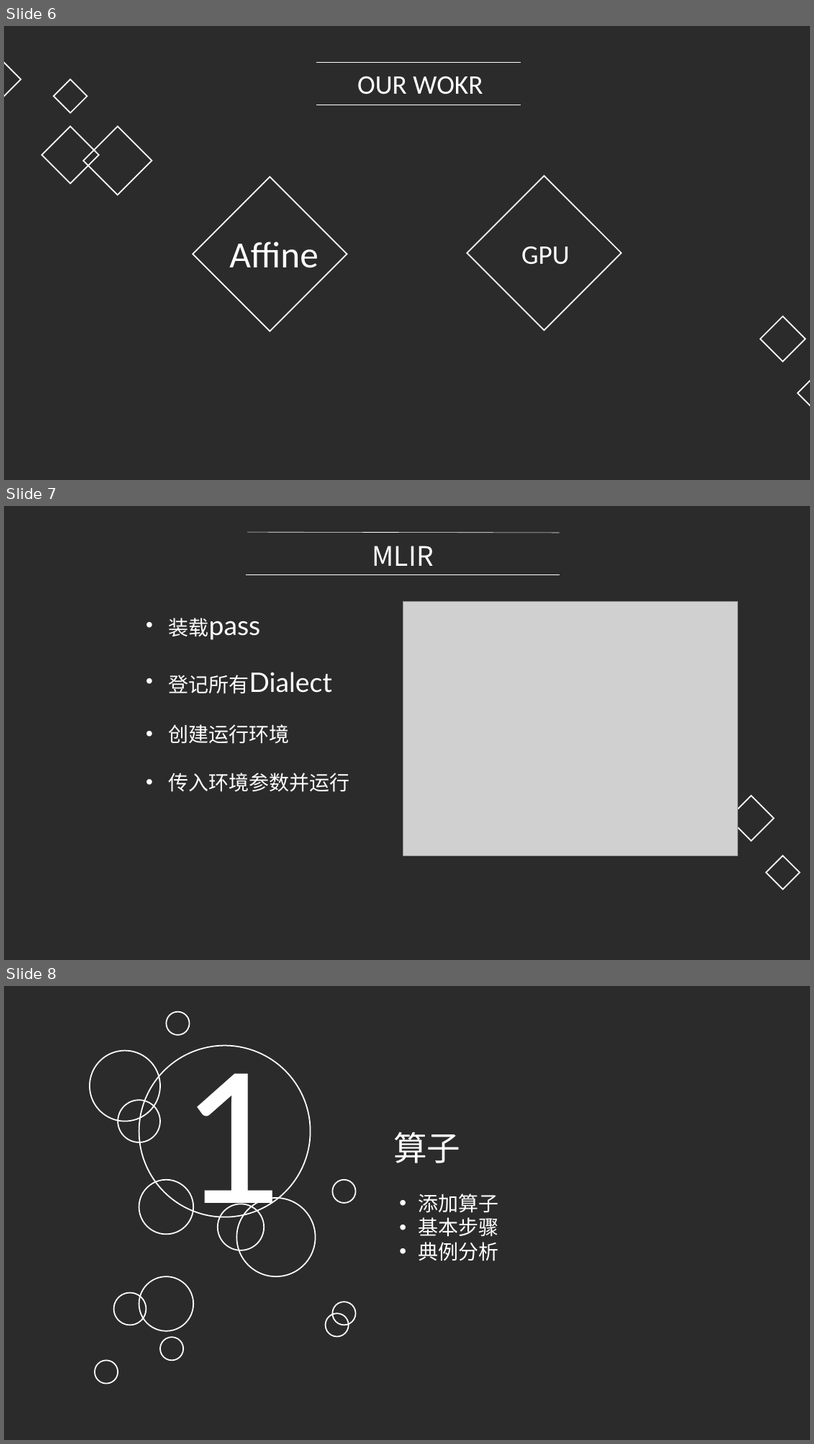
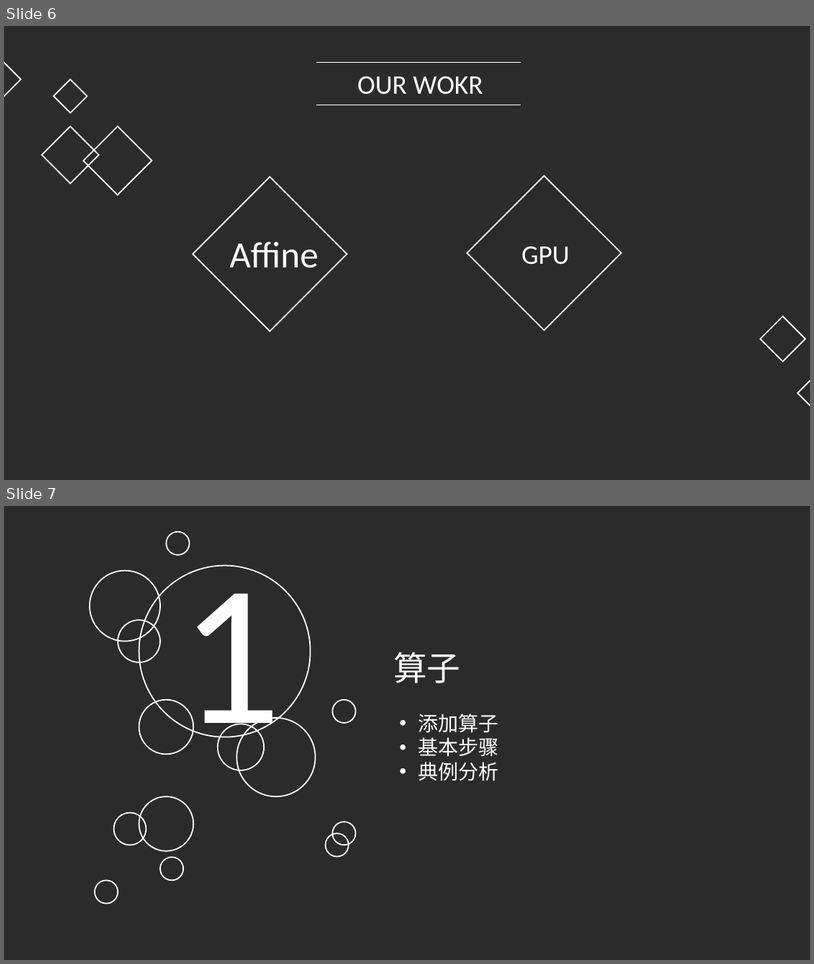
Before and after one commit to code-nowww/2020-USTC-Compiler-Lab-MLIR, a slide deck: mlir-toy/选做部分.pptx. Shown one above the other, each under a label of ours: slides 6, 7 and 8 before the commit, slides 6 and 7 after it. The pictures are 814x1444 and 814x964 pixels, drawn with LibreOffice and Linux fonts; fonts in the diff are those of the drawing; grey boxes stand for pictures; background and template pictures are left out; a plain dark background stands for a picture behind light text. Boxes give left, top, right and bottom in pixels: in the first picture for what was removed or moved away, otherwise in the second. Text is boxed around its words. In the diff, an @@ line names an element or a change of style, - is before the commit and + after.

Commit message:
report

```diff
--- a/mlir-toy/选做部分.pptx
+++ b/mlir-toy/选做部分.pptx
@@ slide 7 removed at <box>4,506,810,960</box>, background picture (left out) @@
@@ line removed from (248, 532) to (559, 533) @@
@@ text removed at <box>373,546,434,566</box> @@
-MLIR
@@ line removed from (246, 575) to (560, 575) @@
@@ picture removed at <box>404,602,738,856</box> @@
@@ text removed at <box>169,618,350,792</box> @@
-• 装载pass
-• 登记所有Dialect
-• 创建运行环境
-• 传入环境参数并运行
@@ diamond removed at <box>729,795,774,841</box> @@
@@ diamond removed at <box>767,856,800,889</box> @@
@@ what was slide 8 is now slide 7 @@
```
